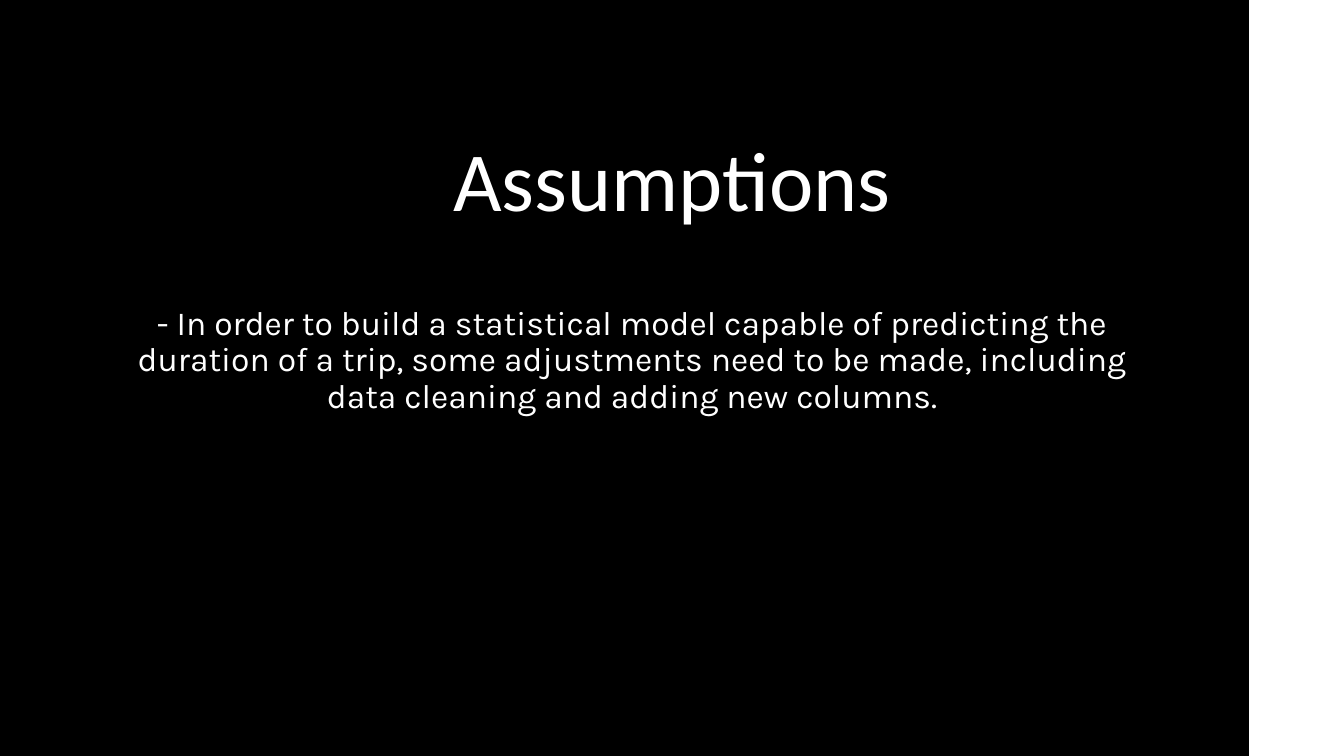
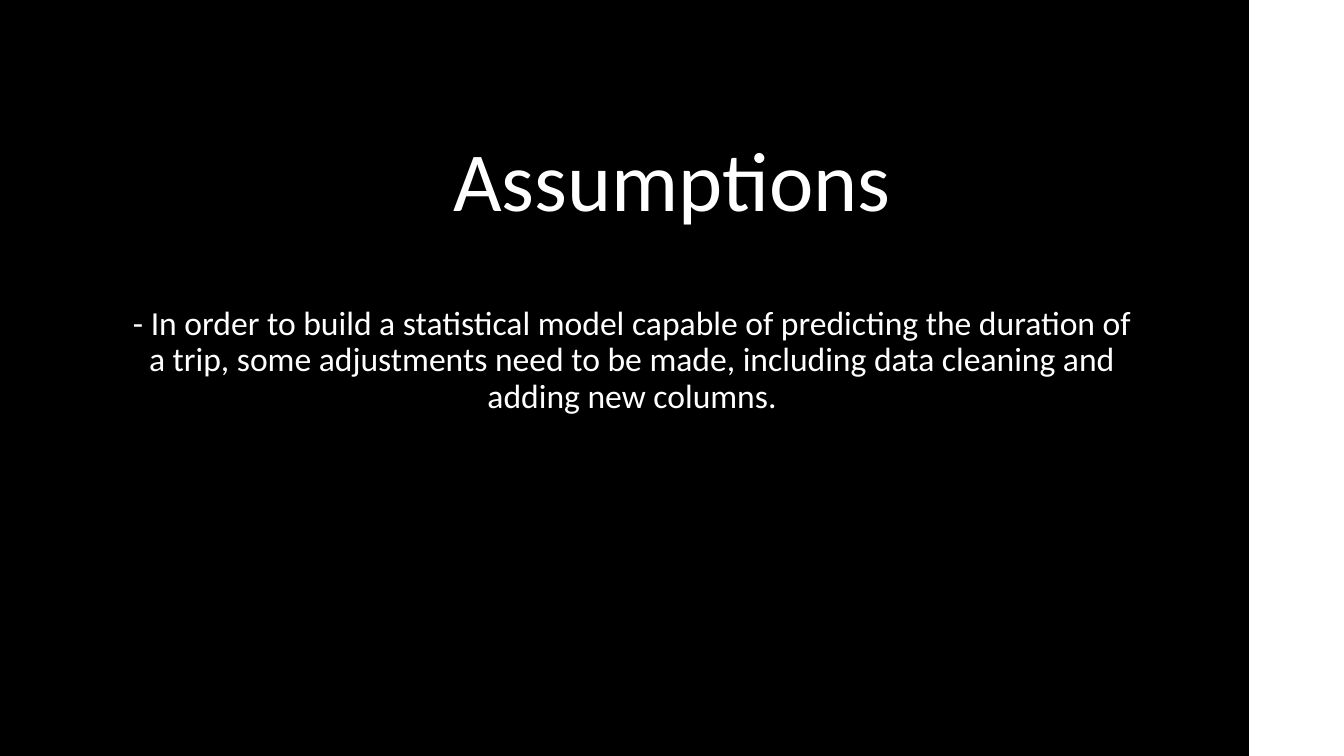
Before and after one commit to PepeZuco/uber_assessment, a slide deck: slide 3 of PowerPoint/Updated_Presentation_Uber.pptx. Drawn at 1344x756 pixels with LibreOffice and Linux fonts; fonts in the diff are those of the drawing. Boxes give left, top, right and bottom in pixels: in the first picture for what was removed or moved away, otherwise in the second. Text is boxed around its words. In the diff, an @@ line names an element or a change of style, - is before the commit and + after.

```diff
--- a/PowerPoint/Updated_Presentation_Uber.pptx
+++ b/PowerPoint/Updated_Presentation_Uber.pptx
@@ subtitle "- In order to build ..." at [149, 311, 1131, 414]: font Karla to Calibri @@
```
Also in this commit, not shown: 10 other slides changed, 3 slides added, 4 other files.
